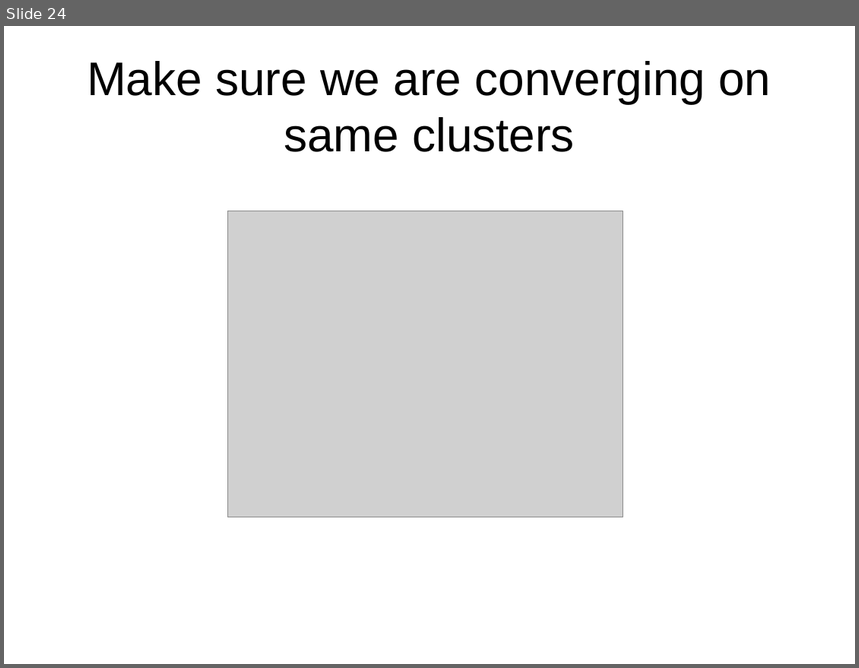
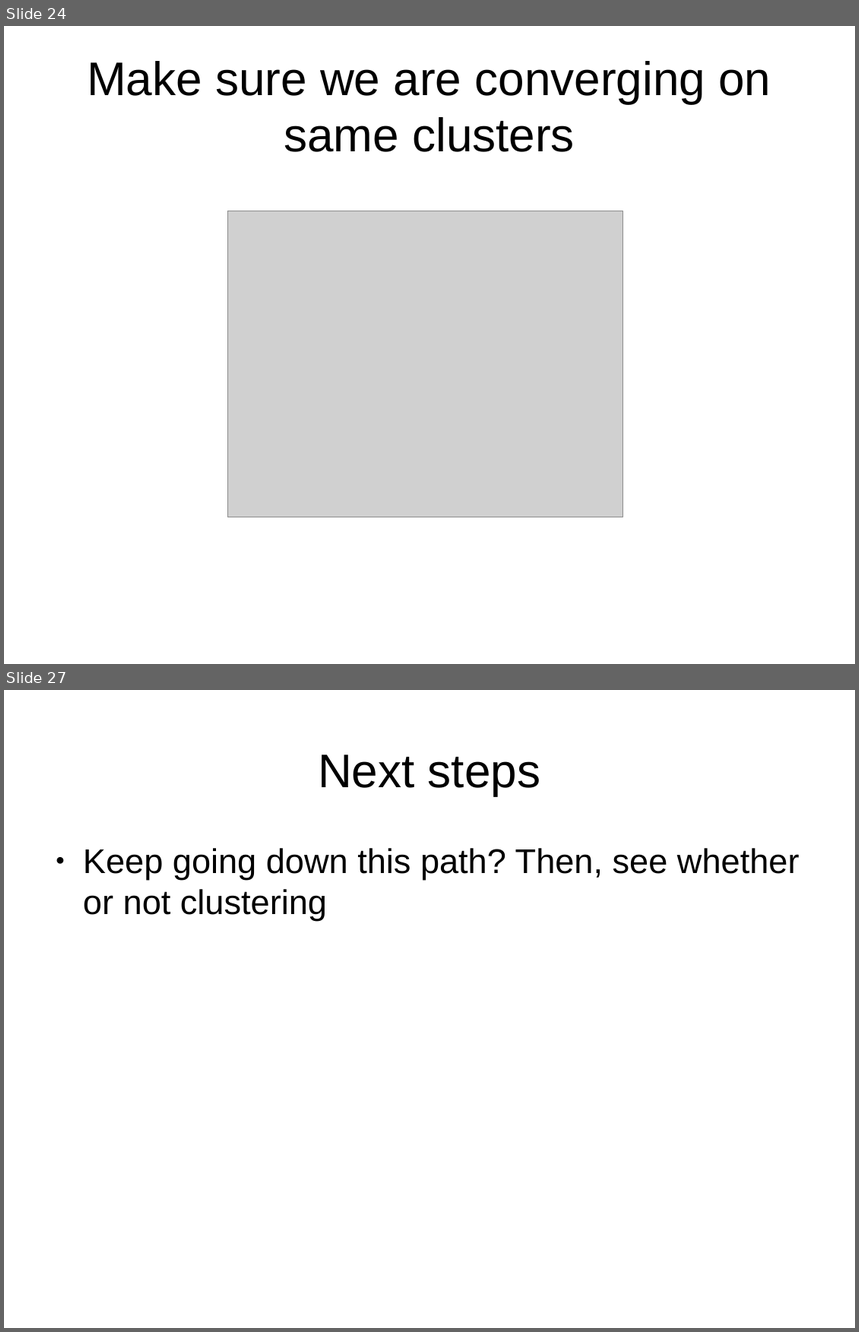
Before and after one commit to mfromano/micro-control, a slide deck: Schematics/figures_for_presentation_friday.odp. Shown one above the other, each under a label of ours: slide 24 before the commit, slides 24 and 27 after it; the slides between them are not shown. The pictures are 859x668 and 859x1332 pixels, drawn with LibreOffice and Linux fonts; fonts in the diff are those of the drawing; grey boxes stand for pictures. Boxes give left, top, right and bottom in pixels: in the first picture for what was removed or moved away, otherwise in the second. Text is boxed around its words. In the diff, an @@ line names an element or a change of style, - is before the commit and + after.

```diff
--- a/Schematics/figures_for_presentation_friday.odp
+++ b/Schematics/figures_for_presentation_friday.odp
@@ slide 27 added at [4,690,855,1328], background #FFFFFF @@
@@ title added at [318,755,541,796], 44 pt, text #000000 @@
+Next steps
@@ text added at [83,848,800,921], 32 pt, text #000000 @@
+● Keep going down this path? Then, see whether or not clustering
```
Also in this commit, not shown: 1 slide changed, 54 other files.
